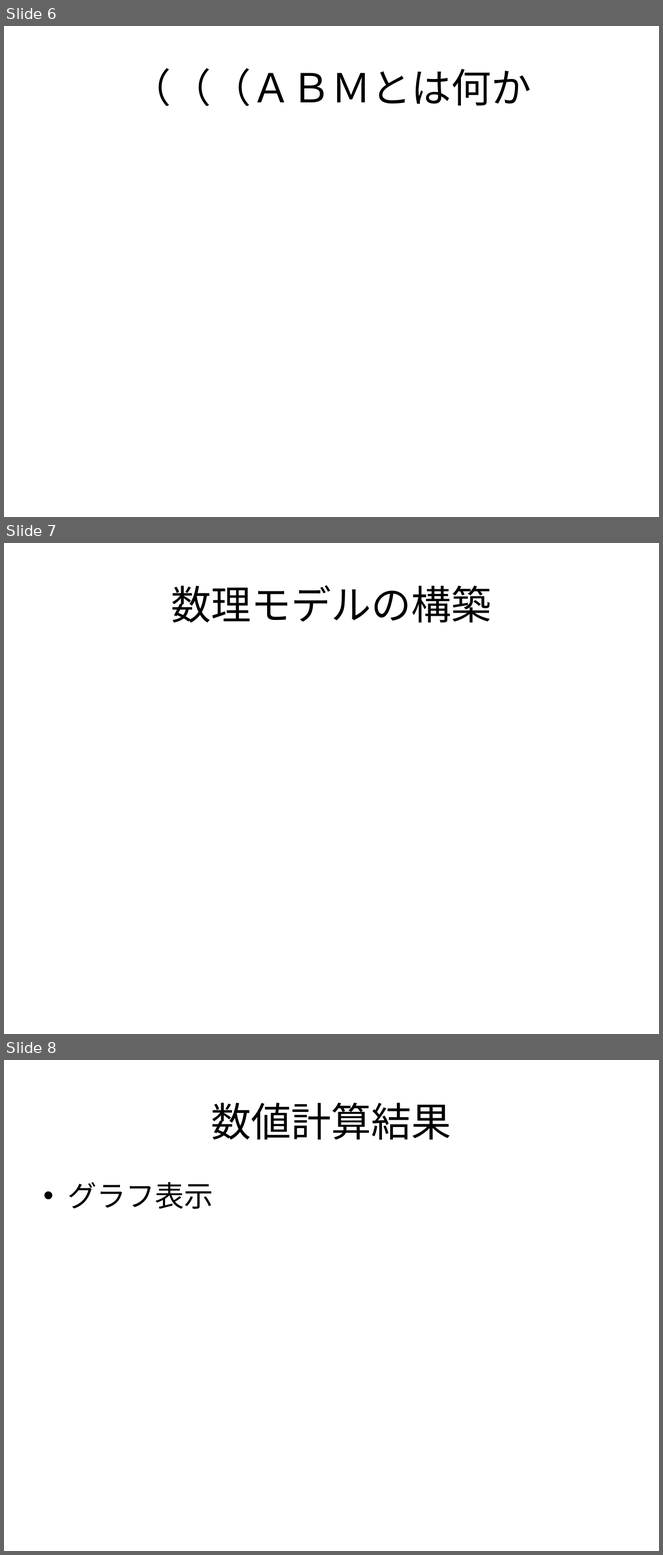
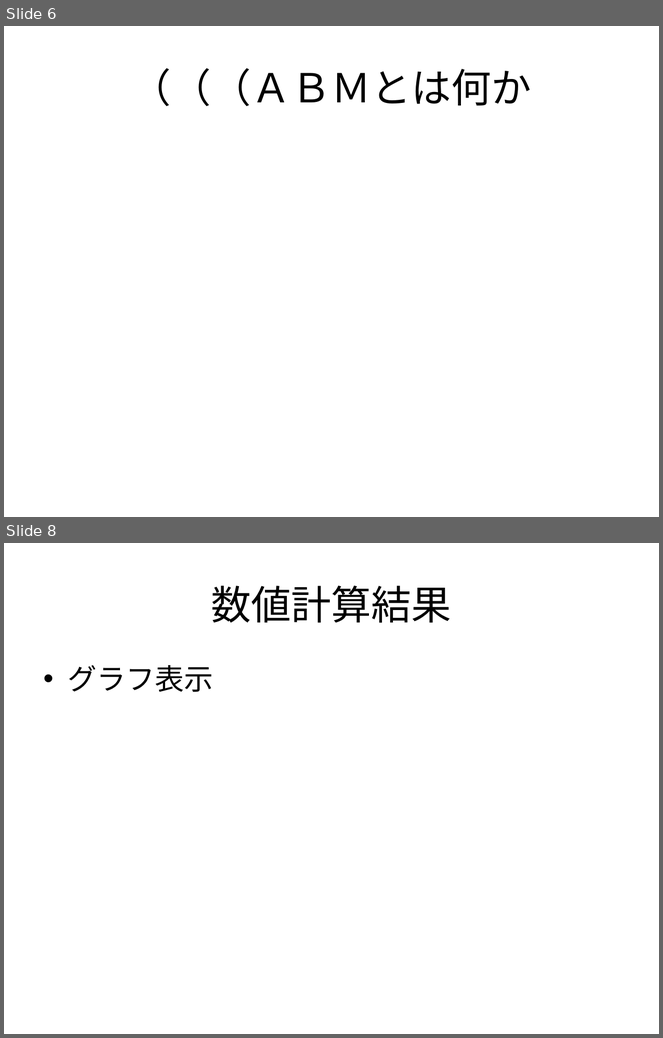
Before and after one commit to nkud/Research-BB, a slide deck: 卒業研究.pptx. Shown one above the other, each under a label of ours: slides 6, 7 and 8 before the commit, slides 6 and 8 after it; the slides between them are not shown. The pictures are 663x1555 and 663x1038 pixels, drawn with LibreOffice and Linux fonts; fonts in the diff are those of the drawing. Boxes give left, top, right and bottom in pixels: in the first picture for what was removed or moved away, otherwise in the second. Text is boxed around its words. In the diff, an @@ line names an element or a change of style, - is before the commit and + after.

```diff
--- a/卒業研究.pptx
+++ b/卒業研究.pptx
@@ slide 7 removed at box(4, 543, 659, 1034), background #FFFFFF @@
@@ title removed at box(171, 585, 492, 623) @@
-数理モデルの構築
```
Also in this commit, not shown: 1 slide changed, 2 slides added.
